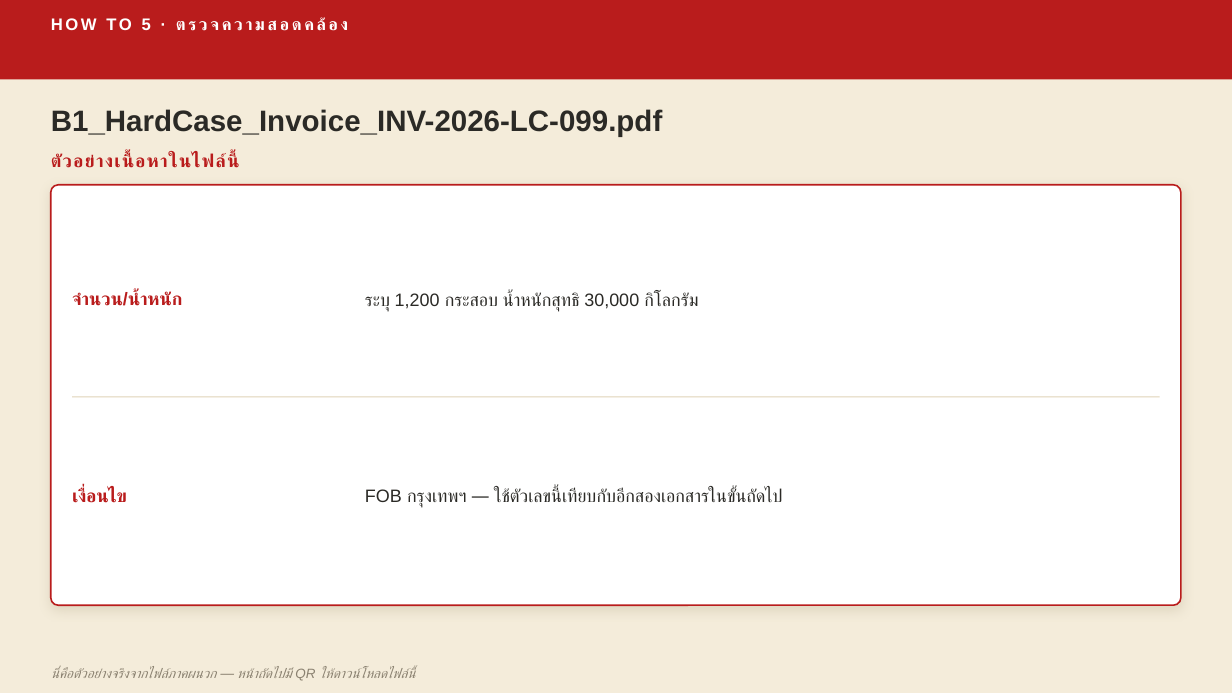
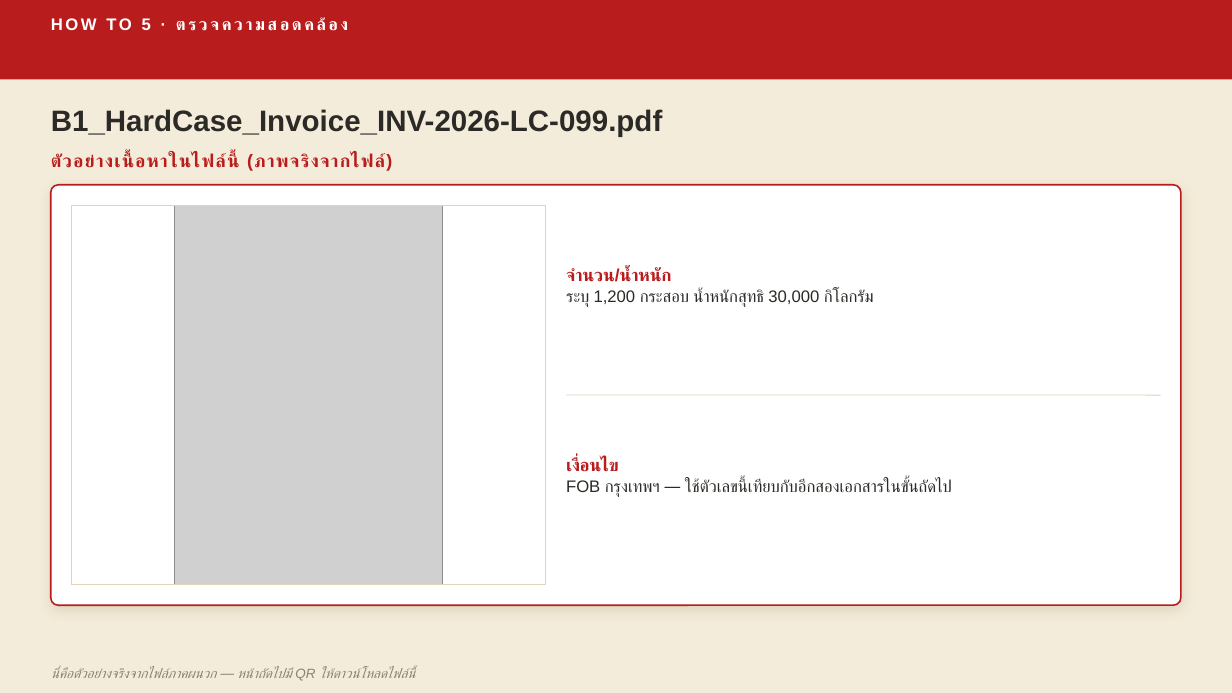
Before and after one commit to skunpoj/krungsri, a slide deck: slide 65 of deck/out3.pptx. Drawn at 1232x693 pixels with LibreOffice and Linux fonts; fonts in the diff are those of the drawing; grey boxes stand for pictures. Boxes give left, top, right and bottom in pixels: in the first picture for what was removed or moved away, otherwise in the second. Text is boxed around its words. In the diff, an @@ line names an element or a change of style, - is before the commit and + after.

```diff
--- a/deck/out3.pptx
+++ b/deck/out3.pptx
@@ text at (51, 154, 393, 171): text changed @@
-ตัวอย่างเนื้อหาในไฟล์นี้
+ตัวอย่างเนื้อหาในไฟล์นี้ (ภาพจริงจากไฟล์)
@@ rectangle added at (71, 205, 546, 585), outline #E0D3B8 0.75 pt @@
@@ picture added at (175, 205, 444, 585) @@
@@ text "จำนวน/น้ำหนัก": place and size @@
-text "จำนวน/น้ำหนัก" at (72, 292, 183, 306)
+text "จำนวน/น้ำหนัก" at (566, 268, 671, 282)
@@ text "จำนวน/น้ำหนัก" at (566, 268, 671, 282): size 14 to 13.5 pt; vertical alignment middle to bottom @@
@@ text "ระบุ 1,200 กระสอบ น้ำหนักสุทธิ 30,000 ...": place and size @@
-text "ระบุ 1,200 กระสอบ น้ำหนักสุทธิ 30,000 ..." at (365, 292, 699, 312)
+text "ระบุ 1,200 กระสอบ น้ำหนักสุทธิ 30,000 ..." at (566, 290, 874, 307)
@@ text "ระบุ 1,200 กระสอบ น้ำหนักสุทธิ 30,000 ..." at (566, 290, 874, 307): size 14 to 13 pt; vertical alignment middle to top @@
@@ line removed from (72, 396) to (1160, 396) @@
@@ text "เงื่อนไข" at (566, 458, 619, 472): size 14 to 13.5 pt; vertical alignment middle to bottom @@
@@ text "เงื่อนไข": place and size @@
-text "เงื่อนไข" at (72, 488, 127, 503)
+text "เงื่อนไข" at (566, 458, 619, 472)
@@ line added from (567, 396) to (1161, 396), #E0D3B8 0.75 pt @@
@@ text "FOB กรุงเทพฯ — ใช้ตัวเลขนี้เทียบกับอีกสองเอกสารในขั้นถัดไป" at (566, 479, 952, 497): size 14 to 13 pt; vertical alignment middle to top @@
@@ text "FOB กรุงเทพฯ — ใช้ตัวเลขนี้เทียบกับอีกสองเอกสารในขั้นถัดไป": place and size @@
-text "FOB กรุงเทพฯ — ใช้ตัวเลขนี้เทียบกับอีกสองเอกสารในขั้นถัดไป" at (365, 489, 782, 508)
+text "FOB กรุงเทพฯ — ใช้ตัวเลขนี้เทียบกับอีกสองเอกสารในขั้นถัดไป" at (566, 479, 952, 497)
```
Also in this commit, not shown: 9 other slides changed, 7 other files.
